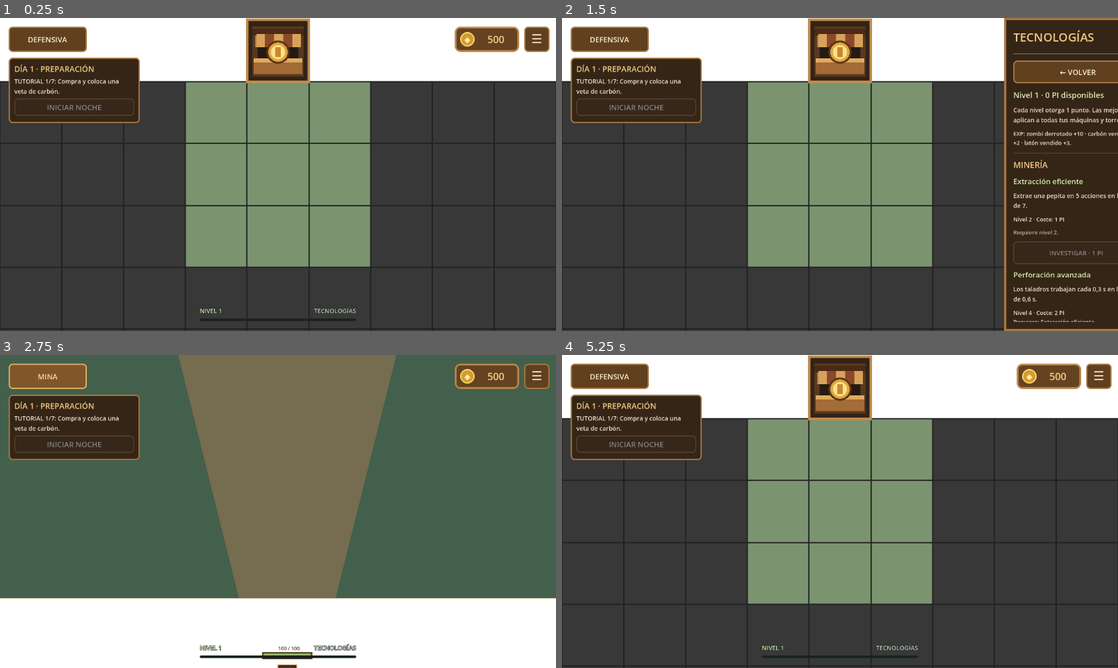
Above: before the commit, frames 1-4 (two rows, left to right).
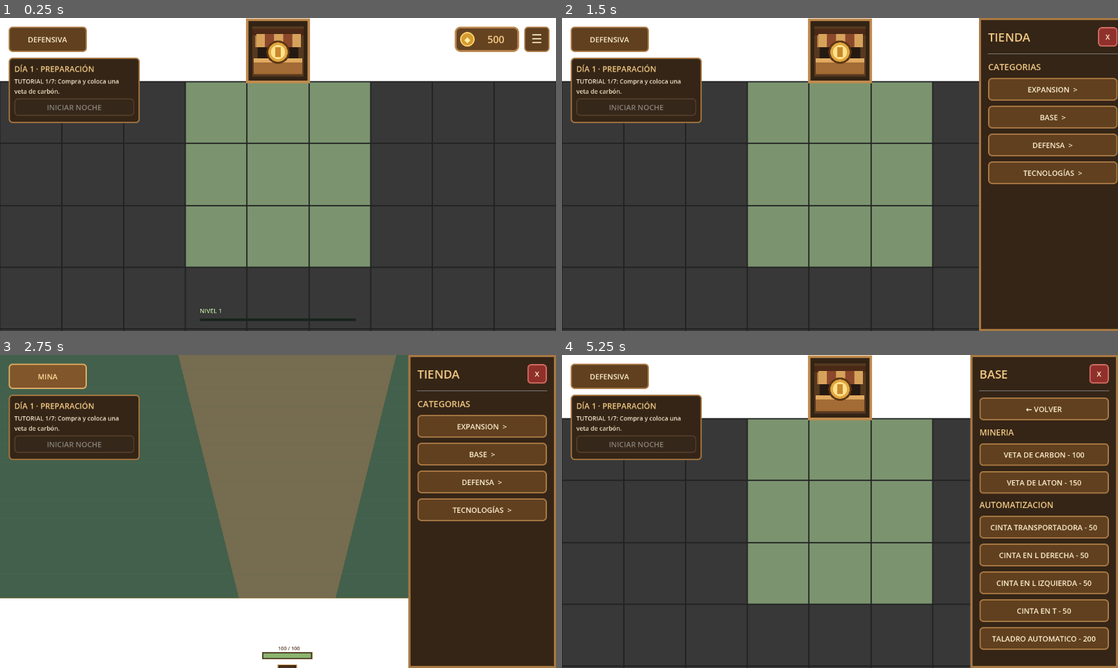
Above: after the commit, the same moments.

Repository: Therix13/MinerZombier
Game: Godot game, scene res://main.tscn
Two runs of this game, one before a commit and one after it. Both use one fixed random seed, a clock stepped at 60 frames per second and the inputs below.
Inputs (mouse positions are in pixels of both pictures, inside the frame that each line leads up to):
- Up to frame 1 (0.25 s): no input
- Up to frame 2 (1.5 s): click (895, 312) at 0.5 s, where only the run before the commit has a clickable "TECNOLOGÍAS"; click (1101, 39) at 1.25 s, where only the run after the commit has a clickable "☰"
- Up to frame 3 (2.75 s): click "DEFENSIVA" at 2 s
- Up to frame 4 (5.25 s): click "MINA" at 2.75 s; click (1045, 426) at 3.5 s, where only the run after the commit has a clickable "EXPANSION >"; click (1045, 408) at 4.25 s, where only the run after the commit has a clickable "← VOLVER"; click (1045, 455) at 5 s, where only the run after the commit has a clickable "BASE >"

The runs differ from the first frame. In frame 1, less than 0.1% of the frame differs, in the area x 56-64%, y 92-95%; in frame 2, 13%; in frame 3, 27%, in the area x 35-100%, y 0-100%; in frame 4, 27%.

Commit message:
Remove technologies shortcut from the XP bar

Diff:
--- a/Scripts/shop_manager.gd
+++ b/Scripts/shop_manager.gd
@@ -47,7 +47,6 @@
 var progression_panel: PanelContainer
 var level_label: Label
 var experience_bar: ProgressBar
-var research_button: Button
 var research_summary: Label
 var research_buttons: Dictionary = {}
 var research_status: Dictionary = {}
@@ -126,20 +125,7 @@
 	level_label.add_theme_color_override("font_outline_color", Color("#152019"))
 	level_label.add_theme_constant_override("outline_size", 3)
 	row.add_child(level_label)
-	research_button = Button.new()
-	research_button.flat = true
-	research_button.custom_minimum_size.y = 24
-	research_button.add_theme_font_size_override("font_size", 14)
-	research_button.add_theme_color_override("font_color", Color("#c4cebd"))
-	research_button.add_theme_color_override("font_hover_color", Color("#ffe0a0"))
-	research_button.add_theme_color_override("font_pressed_color", Color("#f3ca85"))
-	research_button.add_theme_color_override("font_disabled_color", Color("#899082"))
-	research_button.add_theme_color_override("font_outline_color", Color("#152019"))
-	research_button.add_theme_constant_override("outline_size", 3)
-	for state in ["normal", "hover", "pressed", "disabled"]:
-		research_button.add_theme_stylebox_override(state, StyleBoxEmpty.new())
-	research_button.pressed.connect(open_research)
-	row.add_child(research_button)
+	level_label.custom_minimum_size.y = 24
 	experience_bar = ProgressBar.new()
 	experience_bar.custom_minimum_size.y = 6
 	experience_bar.show_percentage = false
@@ -155,12 +141,7 @@
 	experience_bar.max_value = progression.experience_to_next_level()
 	experience_bar.value = progression.experience
 	experience_bar.tooltip_text = "EXP %d / %d\nGana EXP vendiendo minerales y derrotando zombis." % [progression.experience, progression.experience_to_next_level()]
-	var points: int = progression.research_points
-	research_button.text = "TECNOLOGÍAS%s" % (" · %d PI" % points if points > 0 else "")
-	research_button.tooltip_text = "%d puntos de investigación disponibles. Cada nivel otorga 1 punto." % points
-	research_button.add_theme_color_override("font_color", Color("#f3ca85") if points > 0 else Color("#c4cebd"))
 	progression_panel.visible = not shop_open and not shop_animating
-	research_button.disabled = cycle != null and (cycle.is_night or cycle.defeated)
 	refresh_research_buttons()
 
 func open_research() -> void:
--- a/tests/progression.gd
+++ b/tests/progression.gd
@@ -108,9 +108,15 @@
 	await process_frame
 	check(player.get("total_experience") == 27, "Removing an enemy without a kill grants no EXP")
 	check(shop.get("level_label").text.contains("NIVEL 2") and shop.get("experience_bar").value == 2, "HUD shows current level and remaining EXP")
-	shop.get("research_button").pressed.emit()
+	shop.get("shop_button").pressed.emit()
 	await create_timer(0.4).timeout
-	check(shop.get("shop_open") and shop.get("shop_title").text == "TECNOLOGÍAS", "HUD button opens the research category")
+	for category_button in shop.get("shop_content").get_children():
+		if category_button is Button and category_button.text.begins_with("TECNOLOGÍAS"):
+			category_button.pressed.emit()
+			break
+	await process_frame
+	await process_frame
+	check(shop.get("shop_open") and shop.get("shop_title").text == "TECNOLOGÍAS", "Shop category opens research through its remaining UI entry point")
 	check(shop.get("research_buttons").size() == 6, "Research panel offers all six technologies")
 	check(not shop.get("progression_panel").visible, "HUD hides while shop is open so it cannot cover research controls")
 	var scroll: ScrollContainer = shop.get("shop_scroll")
